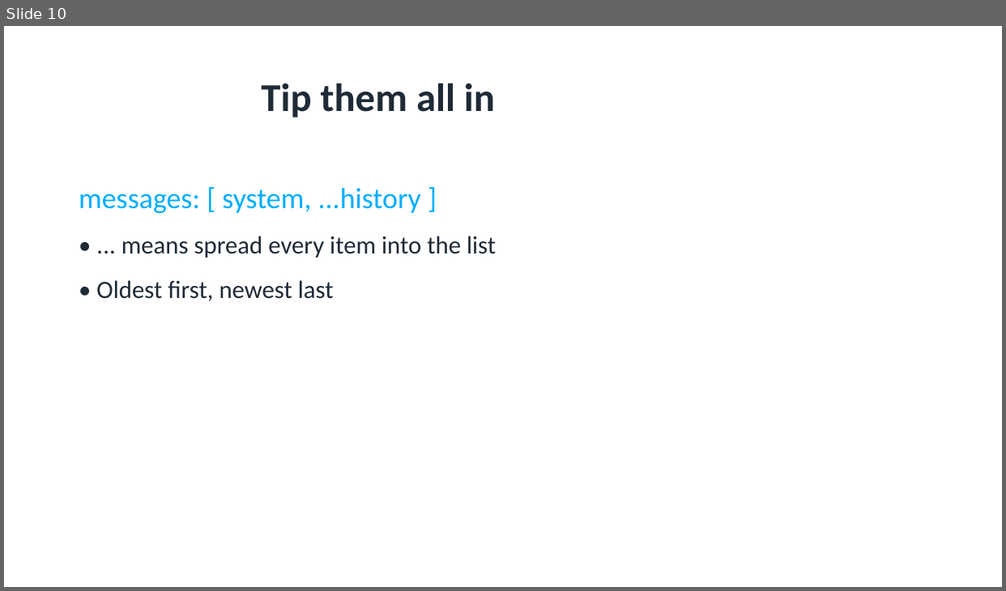
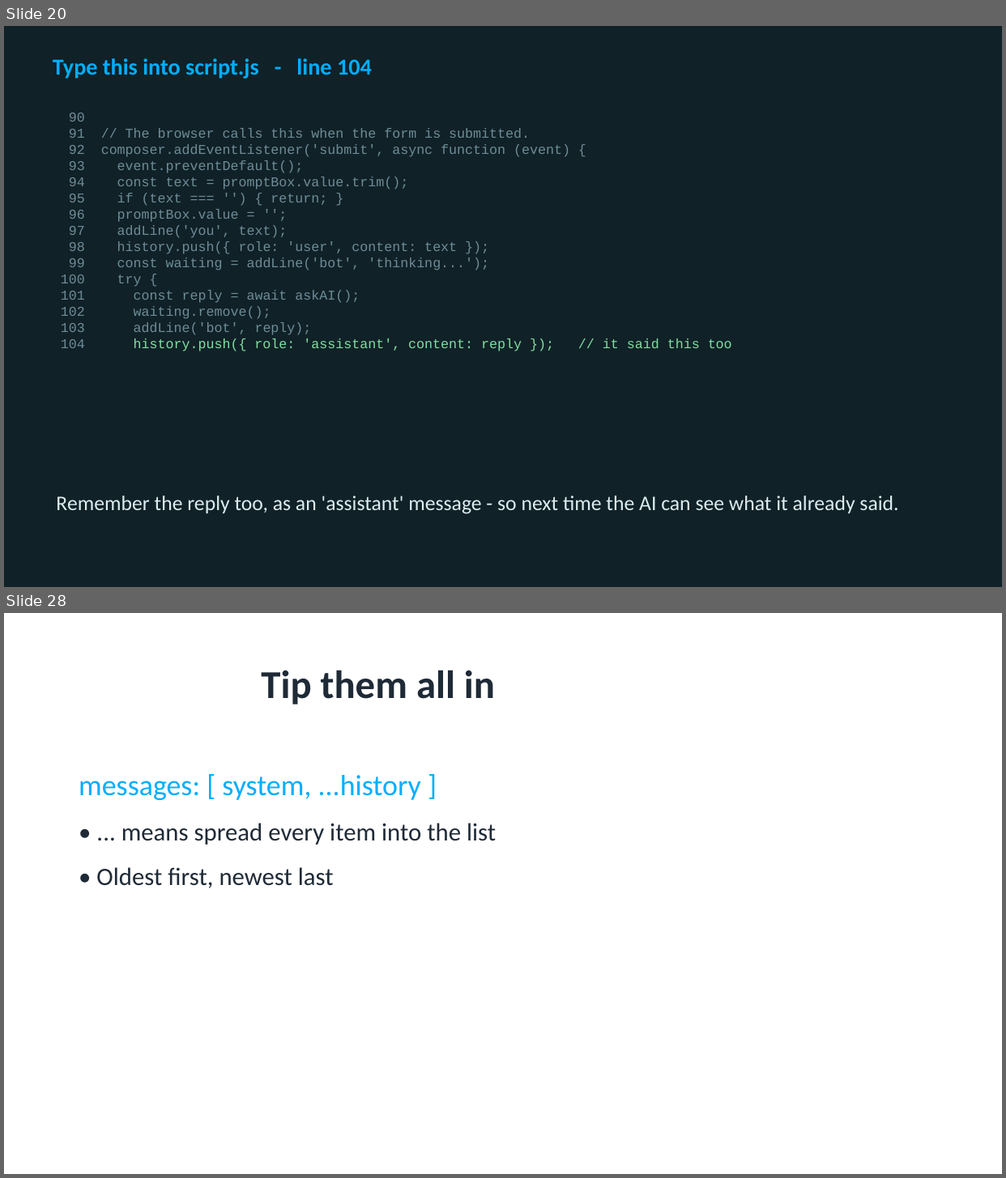
Before and after one commit to utgapps/utgapps.github.io, a slide deck: ai101/slides/week-07.pptx. Shown one above the other, each under a label of ours: slide 10 before the commit, slides 20 and 28 after it; the slides between them are not shown. The pictures are 1006x591 and 1006x1178 pixels, drawn with LibreOffice and Linux fonts; fonts in the diff are those of the drawing. Boxes give left, top, right and bottom in pixels: in the first picture for what was removed or moved away, otherwise in the second. Text is boxed around its words. In the diff, an @@ line names an element or a change of style, - is before the commit and + after.

```diff
--- a/ai101/slides/week-07.pptx
+++ b/ai101/slides/week-07.pptx
@@ slide 20 added at (4,26,1002,587), background #102127 @@
@@ text added at (53,58,372,79), 22 pt, text #01AEFD, bold @@
+Type this into script.js - line 104
@@ text added at (69,113,732,352), 13 pt, text #6D8C97 @@
+90
+91 // The browser calls this when the form is submitted.
+92 composer.addEventListener('submit', async function (event) {
+93 event.preventDefault();
+94 const text = promptBox.value.trim();
+95 if (text === '') { return; }
+96 promptBox.value = '';
+97 addLine('you', text);
+98 history.push({ role: 'user', content: text });
+99 const waiting = addLine('bot', 'thinking...');
+100 try {
+101 const reply = await askAI();
+102 waiting.remove();
+103 addLine('bot', reply);
+104 history.push({ role: 'assistant', content: reply }); // it said this too
@@ text added at (56,496,898,514), 20 pt, text #DCECEF @@
+Remember the reply too, as an 'assistant' message - so next time the AI can see what it already said.
@@ what was slide 10 is now slide 28 @@
```
Also in this commit, not shown: 8 slides changed, 69 other slides added, 3 slides removed, 19 other files.
